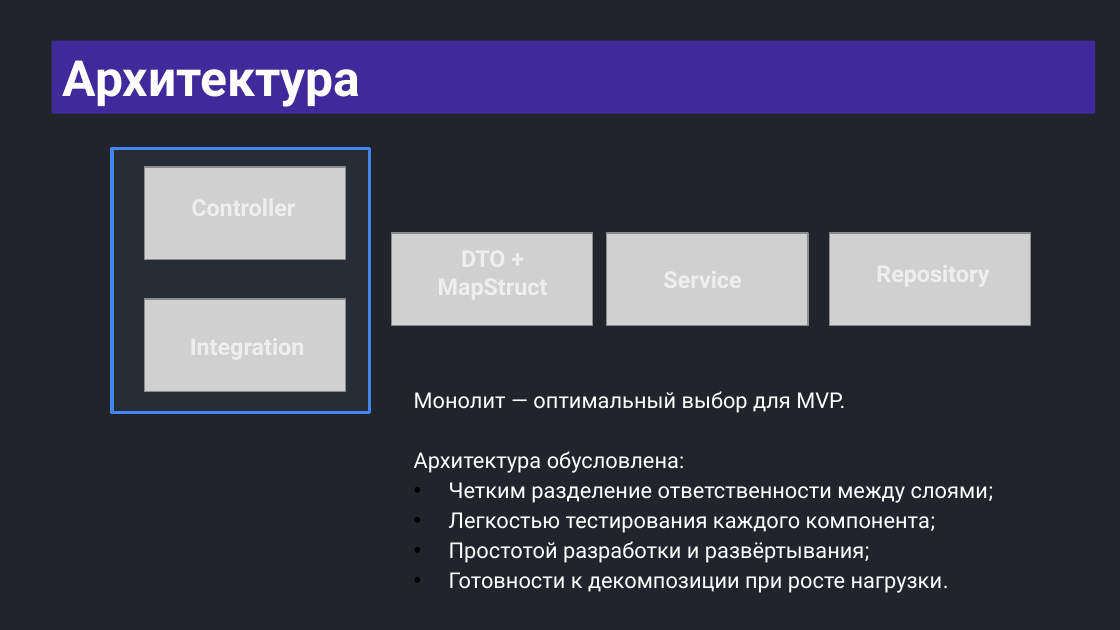
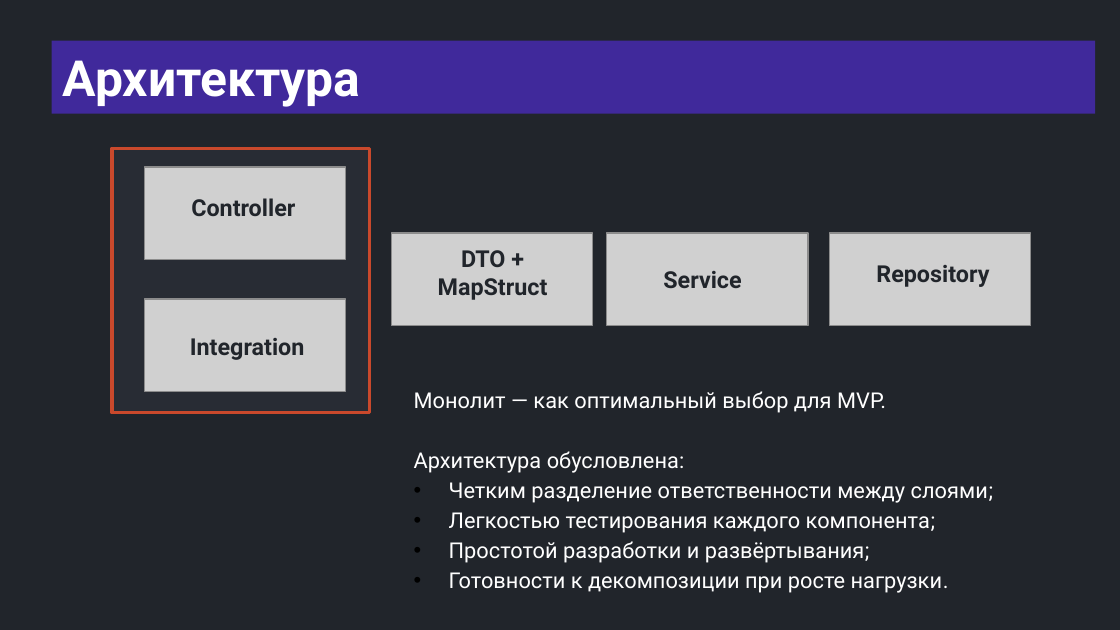
Before and after one commit to semusv/Bank_analyzer, a slide deck: slide 8 of bank_analyzer.pptx. Drawn at 1120x630 pixels with LibreOffice and Linux fonts; fonts in the diff are those of the drawing; grey boxes stand for pictures. Boxes give left, top, right and bottom in pixels: in the first picture for what was removed or moved away, otherwise in the second. Text is boxed around its words. In the diff, an @@ line names an element or a change of style, - is before the commit and + after.

```diff
--- a/bank_analyzer.pptx
+++ b/bank_analyzer.pptx
@@ rectangle at [112, 148, 370, 412]: outline #4285F4 2 pt to #C9492C 2 pt @@
@@ text added at [191, 198, 295, 216], 15 pt, text #21252B, bold @@
+Controller
@@ text added at [438, 250, 548, 300], 15 pt, text #21252B, bold @@
+DTO + MapStruct
@@ text added at [876, 265, 989, 287], 15 pt, text #21252B, bold @@
+Repository
@@ text added at [663, 271, 741, 288], 15 pt, text #21252B, bold @@
+Service
@@ text added at [190, 338, 305, 360], 15 pt, text #21252B, bold @@
+Integration
@@ text at [414, 391, 886, 413]: text changed @@
-Монолит — оптимальный выбор для MVP.
+Монолит — как оптимальный выбор для MVP.
```
Also in this commit, not shown: 29 other slides changed, 5 slides added, 9 other files.
